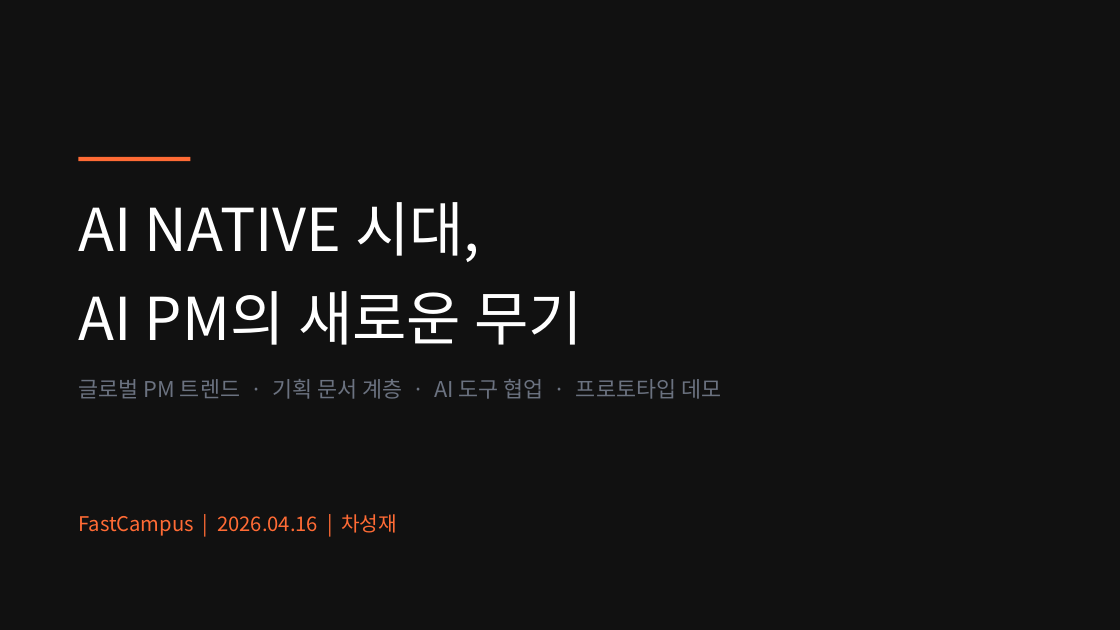
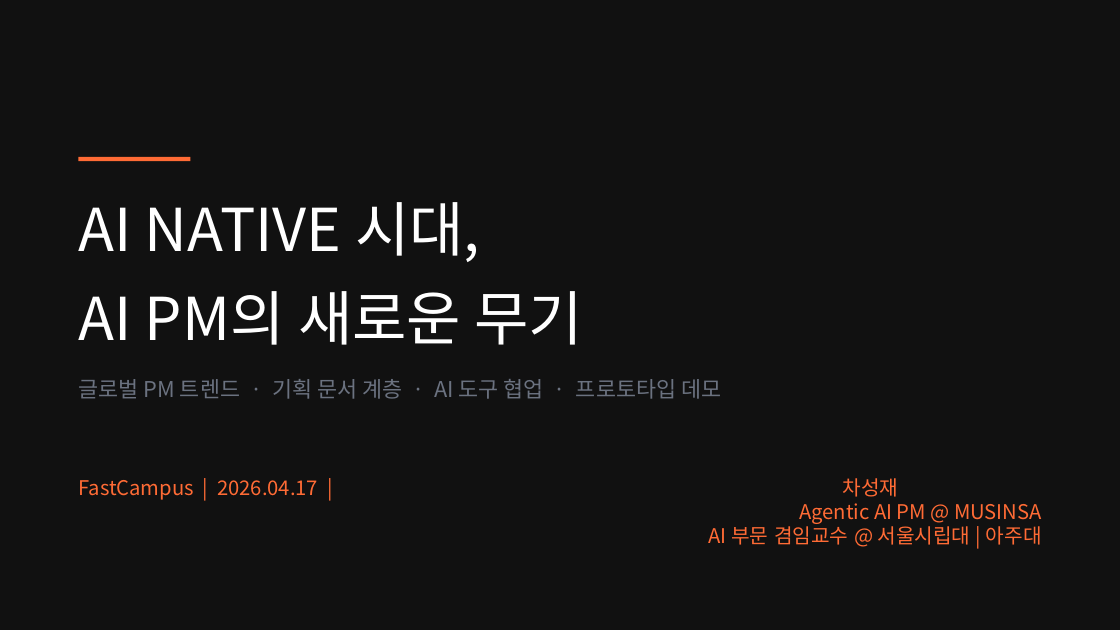
Before and after one commit to smilesjcha/ai-native-pm, a slide deck: slide 1 of projects/26Q3_Fastcampus-Lecture/assets/pptx/ai-native-pm-lecture.pptx. Drawn at 1120x630 pixels with LibreOffice and Linux fonts; fonts in the diff are those of the drawing. Boxes give left, top, right and bottom in pixels: in the first picture for what was removed or moved away, otherwise in the second. Text is boxed around its words. In the diff, an @@ line names an element or a change of style, - is before the commit and + after.

```diff
--- a/projects/26Q3_Fastcampus-Lecture/assets/pptx/ai-native-pm-lecture.pptx
+++ b/projects/26Q3_Fastcampus-Lecture/assets/pptx/ai-native-pm-lecture.pptx
@@ text at <box>78,478,1042,545</box>: text changed @@
-FastCampus | 2026.04.16 | 차성재
+FastCampus | 2026.04.17 | 차성재
+Agentic AI PM @ MUSINSA
+AI 부문 겸임교수 @ 서울시립대 | 아주대
```
Also in this commit, not shown: 27 other slides changed, 1 slide added, 1 other file.
